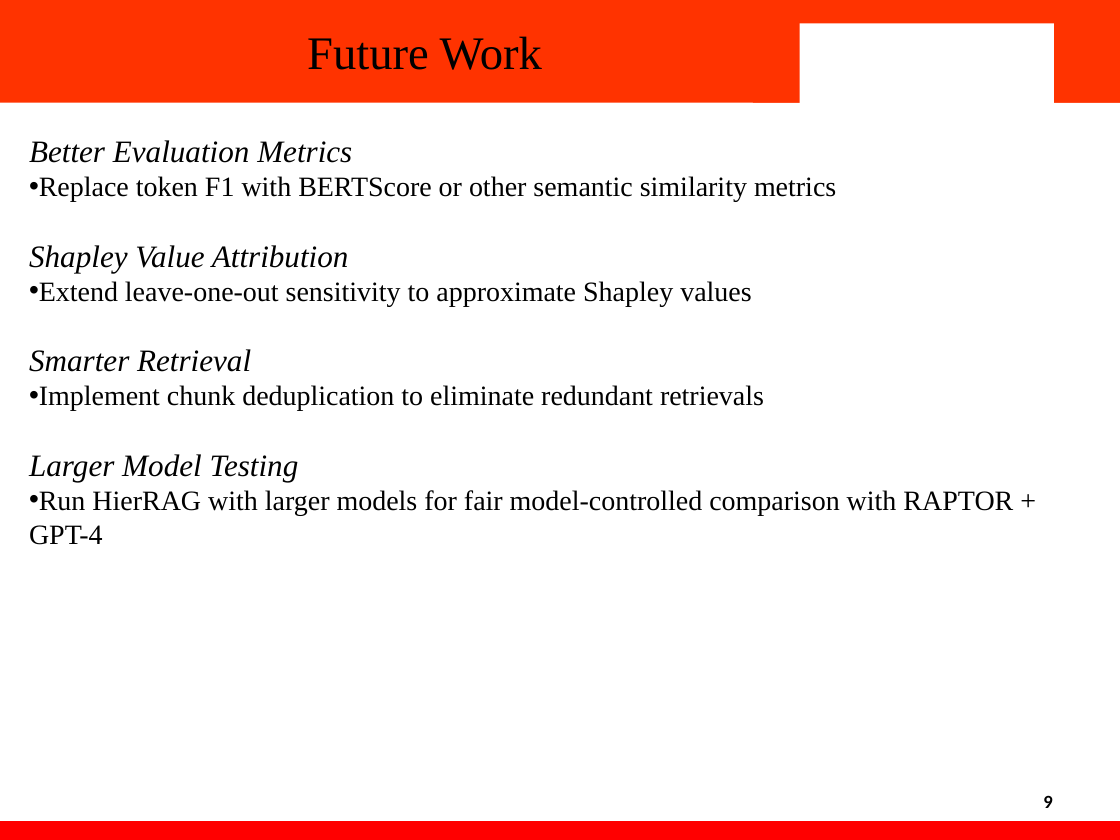
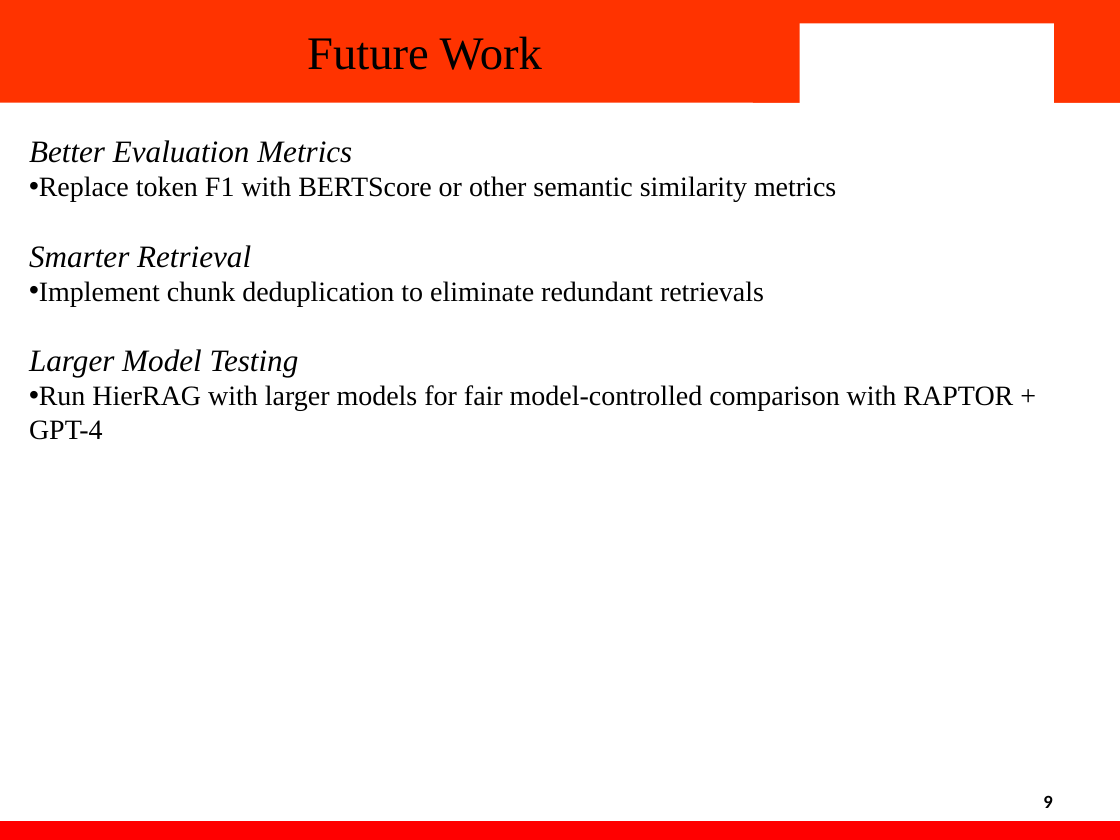
Before and after one commit to bhavikachopra76/Enterprise-Structured-RAG-with-Grounded-Evidence-Evaluation-2210990223-2210990221, a slide deck: slide 9 of report and ppt/IOHE_External_PPT_Updated.pptx. Drawn at 1120x840 pixels with LibreOffice and Linux fonts; fonts in the diff are those of the drawing; background and template pictures are left out. Boxes give left, top, right and bottom in pixels: in the first picture for what was removed or moved away, otherwise in the second. Text is boxed around its words. In the diff, an @@ line names an element or a change of style, - is before the commit and + after.

```diff
--- a/report and ppt/IOHE_External_PPT_Updated.pptx
+++ b/report and ppt/IOHE_External_PPT_Updated.pptx
@@ text at <box>29,245,751,306</box>: paragraphs removed @@
-Shapley Value Attribution
-• Extend leave-one-out sensitivity to approximate Shapley values
```
